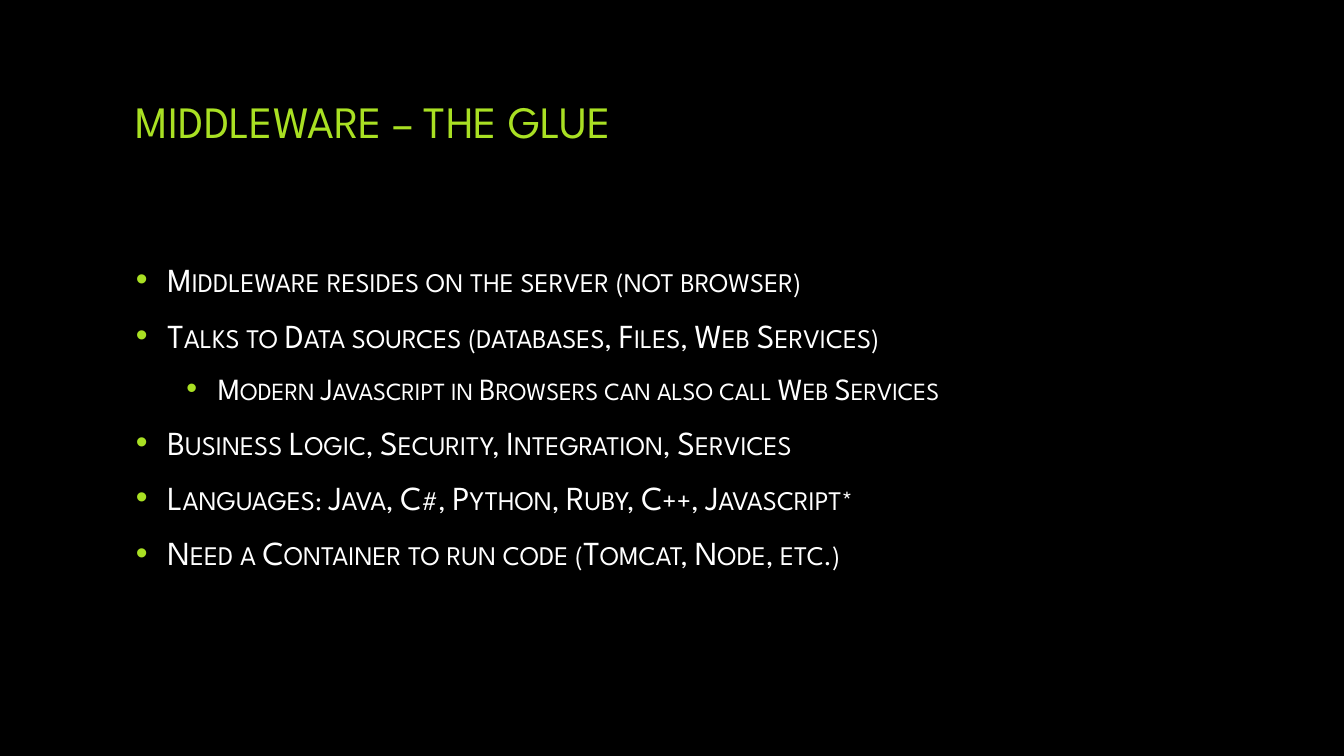
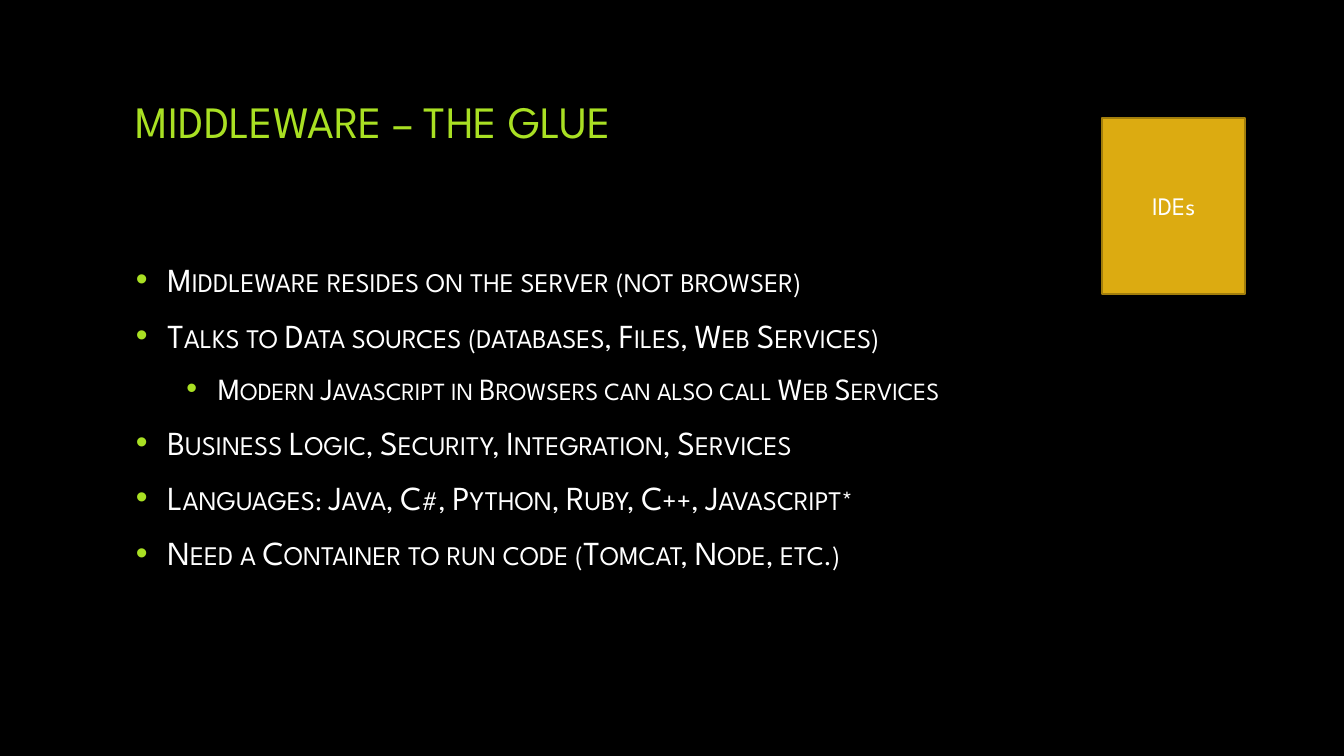
Before and after one commit to jjdm/cissp-software, a slide deck: slide 12 of docs/Software Development - CISSP.pptx. Drawn at 1344x756 pixels with LibreOffice and Linux fonts; fonts in the diff are those of the drawing; background and template pictures are left out. Boxes give left, top, right and bottom in pixels: in the first picture for what was removed or moved away, otherwise in the second. Text is boxed around its words. In the diff, an @@ line names an element or a change of style, - is before the commit and + after.

```diff
--- a/docs/Software Development - CISSP.pptx
+++ b/docs/Software Development - CISSP.pptx
@@ rectangle added at box(1103, 118, 1245, 294), fill #DCAB11, outline #A37F0D 1.5 pt, 18 pt, text #FFFFFF @@
+IDEs
```
Also in this commit, not shown: 1 other slide changed, 1 other file.
